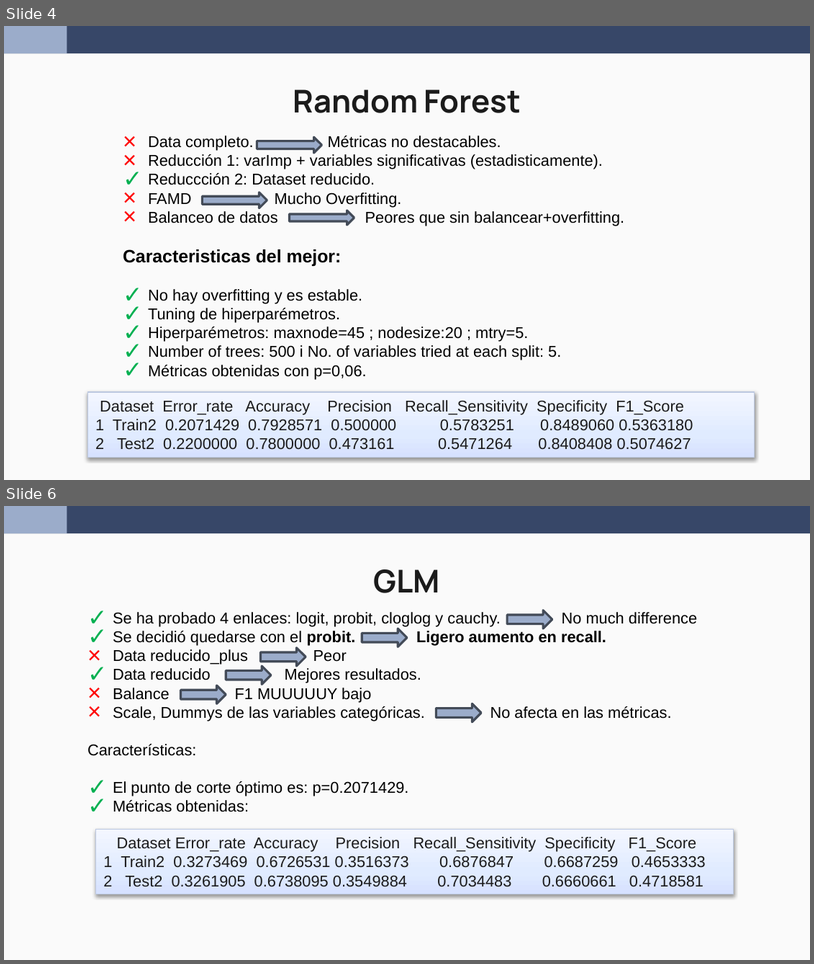
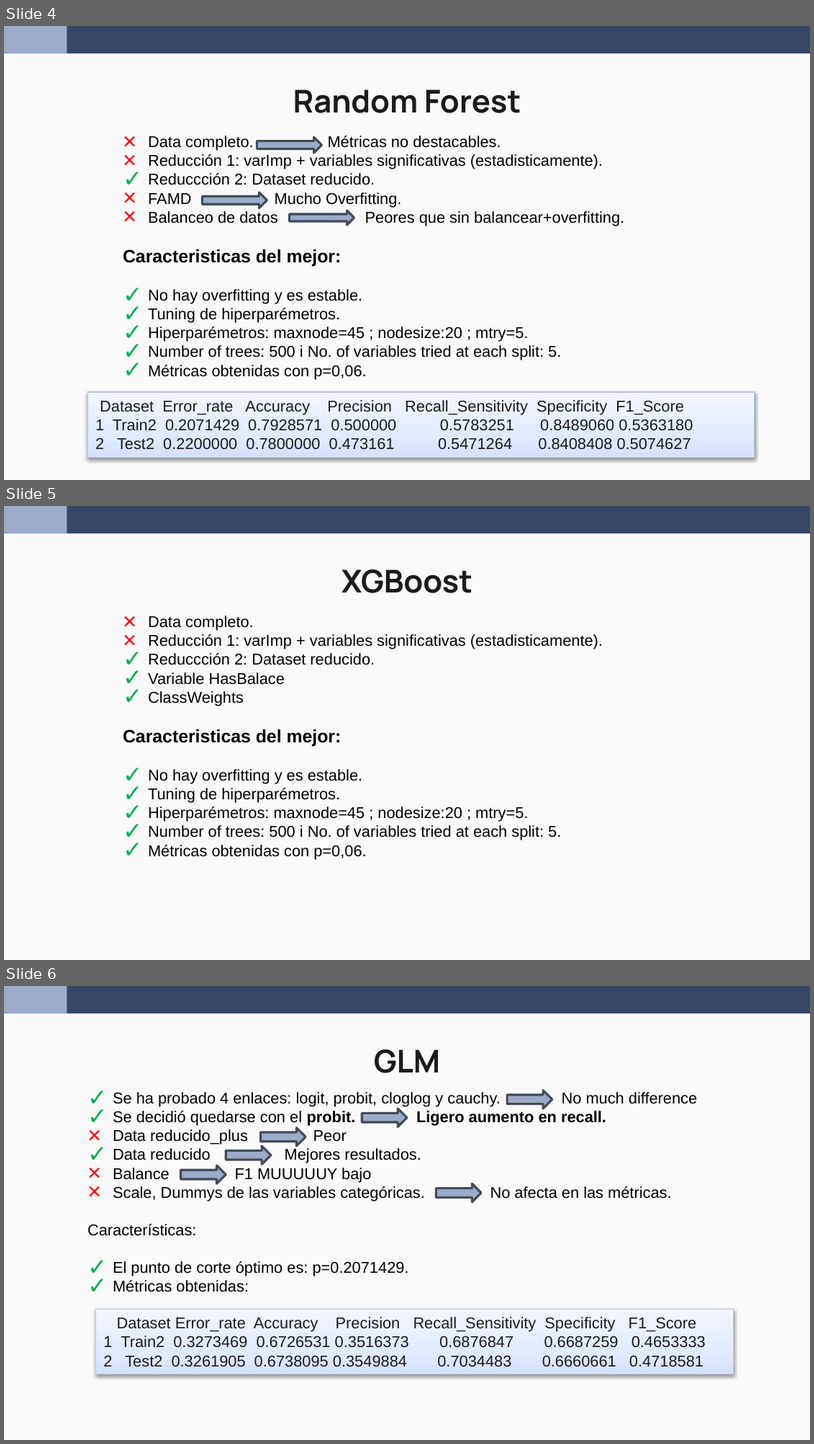
Before and after one commit to wen2111/Mineria, a slide deck: Entrega_2/00.REPORTE/Reporte_Grupo5.pptx. Shown one above the other, each under a label of ours: slides 4 and 6 before the commit, slides 4, 5 and 6 after it; the slides between them are not shown. The pictures are 814x964 and 814x1444 pixels, drawn with LibreOffice and Linux fonts; fonts in the diff are those of the drawing. Boxes give left, top, right and bottom in pixels: in the first picture for what was removed or moved away, otherwise in the second. Text is boxed around its words. In the diff, an @@ line names an element or a change of style, - is before the commit and + after.

```diff
--- a/Entrega_2/00.REPORTE/Reporte_Grupo5.pptx
+++ b/Entrega_2/00.REPORTE/Reporte_Grupo5.pptx
@@ slide 5 added at [4, 506, 810, 960], background #FAFAFA; not listed: 2 template elements that a slide beside it also shows @@
@@ title added at [342, 569, 473, 593], 28 pt, text #1B1B1B, bold @@
+XGBoost
@@ text added at [123, 615, 603, 859], 14 pt, text #000000 @@
+      × Data completo.
+      × Reducción 1: varImp + variables significativas (estadisticamente).
+✓ Reduccción 2: Dataset reducido.
+✓ Variable HasBalace
+✓ ClassWeights
+Caracteristicas del mejor:
+✓ No hay overfitting y es estable.
+✓ Tuning de hiperparémetros.
+✓ Hiperparémetros: maxnode=45 ; nodesize:20 ; mtry=5.
+✓ Number of trees: 500 i No. of variables tried at each split: 5.
+✓ Métricas obtenidas con p=0,06.
```
Also in this commit, not shown: 1 slide removed, 3 other files.
